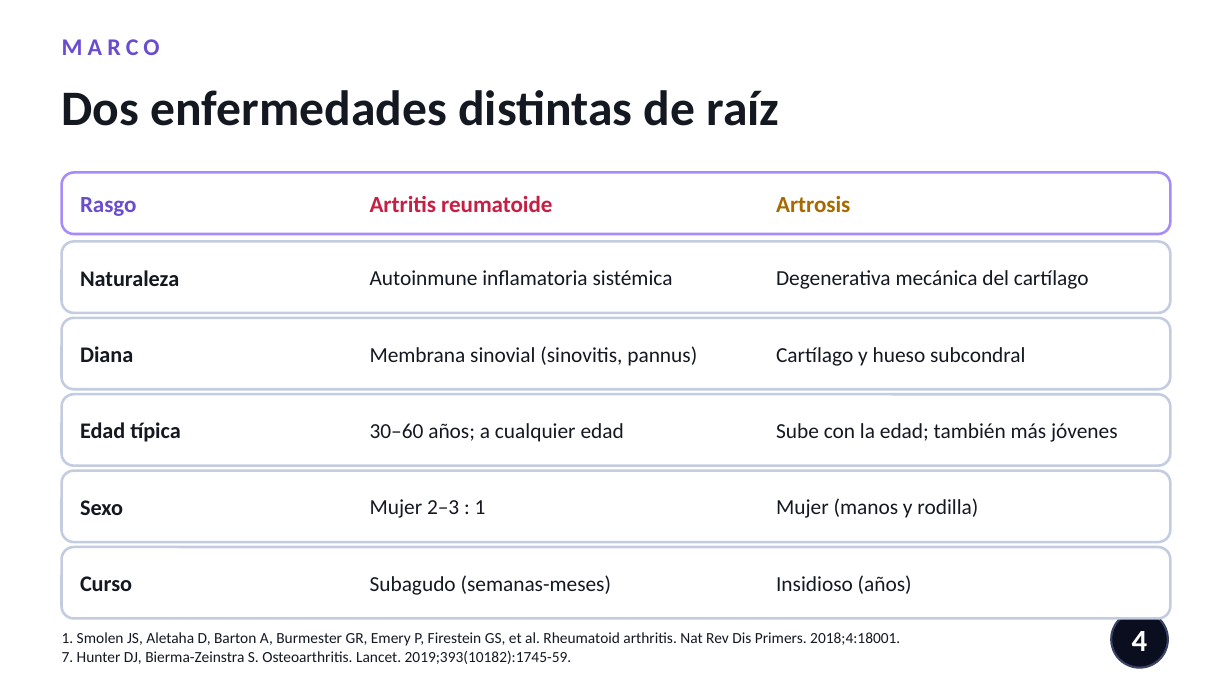
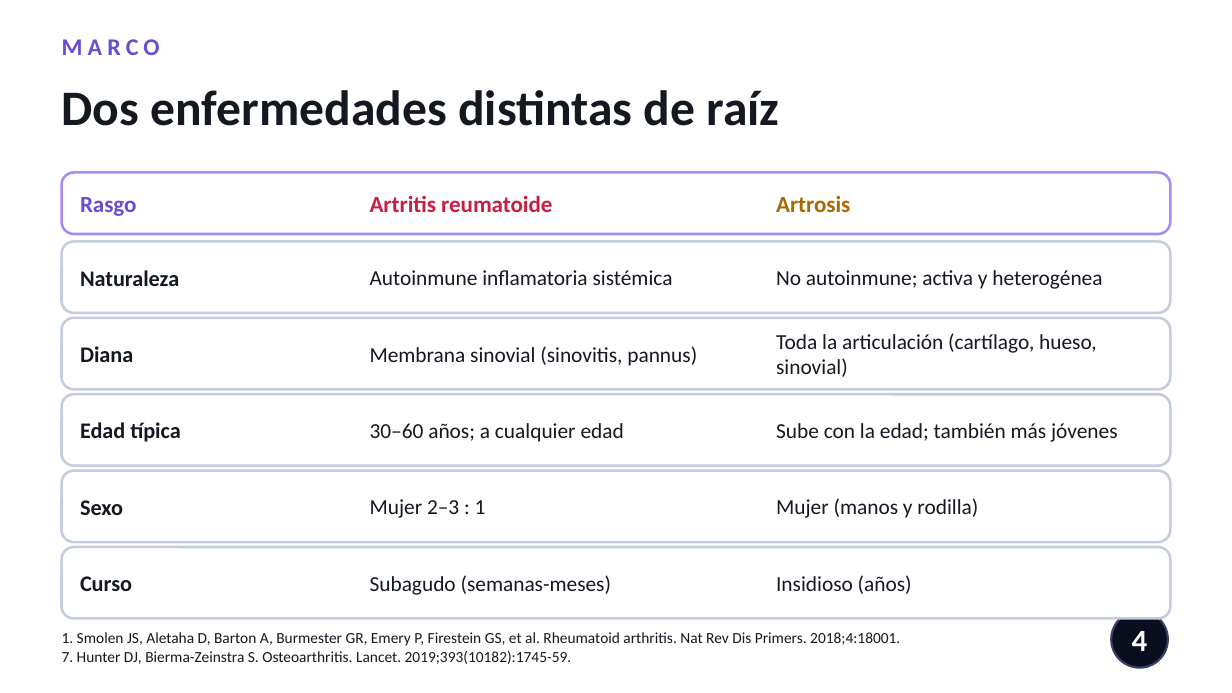
Before and after one commit to nestor120512/nes, a slide deck: slide 4 of Dx_AR_vs_artrosis.pptx. Drawn at 1232x693 pixels with LibreOffice and Linux fonts; fonts in the diff are those of the drawing. Boxes give left, top, right and bottom in pixels: in the first picture for what was removed or moved away, otherwise in the second. Text is boxed around its words. In the diff, an @@ line names an element or a change of style, - is before the commit and + after.

```diff
--- a/Dx_AR_vs_artrosis.pptx
+++ b/Dx_AR_vs_artrosis.pptx
@@ text at (776,270,1102,289): text changed @@
-Degenerativa mecánica del cartílago
+No autoinmune; activa y heterogénea
@@ text at (776,333,1097,377): text changed @@
-Cartílago y hueso subcondral
+Toda la articulación (cartílago, hueso, sinovial)
```
Also in this commit, not shown: 8 other slides changed, 1 slide added.
